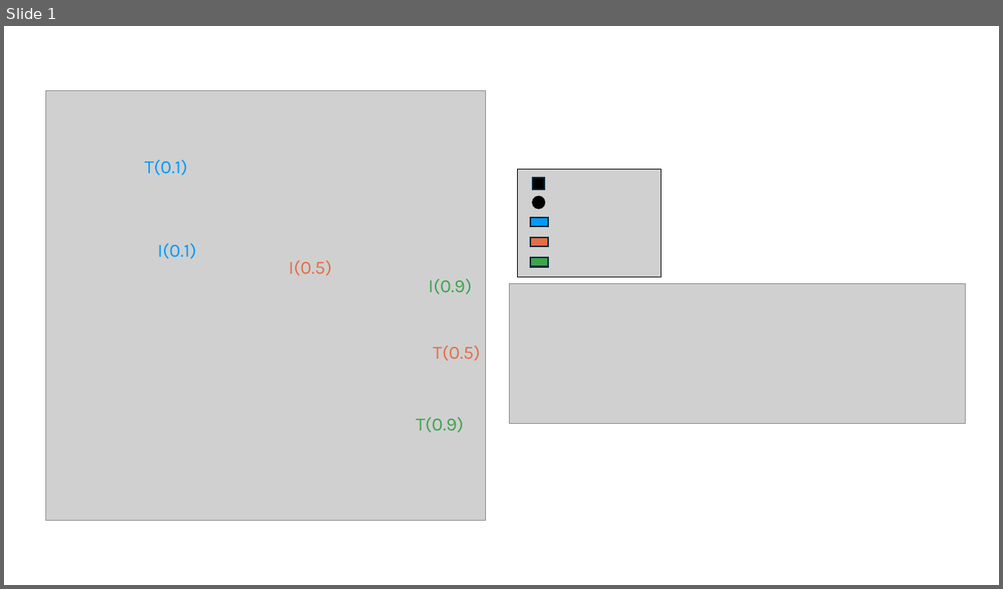
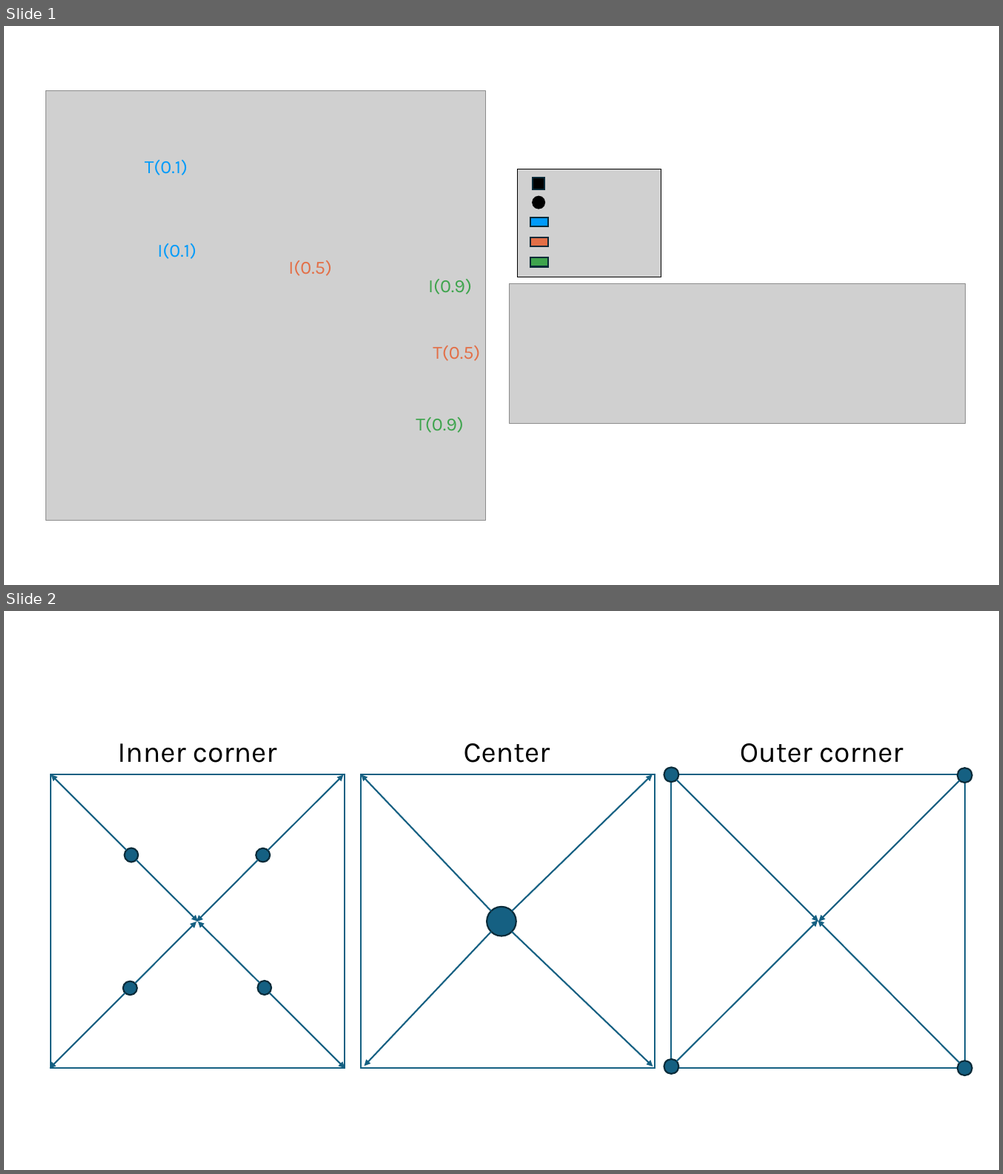
Before and after one commit to ioakimsy/BS-Thesis, a slide deck: documents/Figures editing.pptx. Shown one above the other, each under a label of ours: slide 1 before the commit, slides 1 and 2 after it. The pictures are 1003x589 and 1003x1174 pixels, drawn with LibreOffice and Linux fonts; fonts in the diff are those of the drawing; grey boxes stand for pictures. Boxes give left, top, right and bottom in pixels: in the first picture for what was removed or moved away, otherwise in the second. Text is boxed around its words. In the diff, an @@ line names an element or a change of style, - is before the commit and + after.

```diff
--- a/documents/Figures editing.pptx
+++ b/documents/Figures editing.pptx
@@ slide 2 added at [4,611,999,1170], background #FFFFFF @@
@@ text added at [117,743,277,763], 28 pt, text #000000 @@
+Inner corner
@@ text added at [464,743,550,763], 28 pt, text #000000 @@
+Center
@@ text added at [740,743,903,763], 28 pt, text #000000 @@
+Outer corner
@@ rectangle added at [51,775,345,1069], outline #156082 1.5 pt @@
@@ arrow added from (126, 851) to (51, 775), #156082 1.5 pt @@
@@ group added at [50,775,344,1069]: 4 arrows, 2 ellipses @@
@@ rectangle added at [361,775,655,1069], outline #156082 1.5 pt @@
@@ arrow added from (491, 911) to (361, 775), #156082 1.5 pt @@
@@ arrow added from (512, 911) to (652, 775), #156082 1.5 pt @@
@@ ellipse added at [664,768,679,783], fill #156082, outline #092A39 1.5 pt @@
@@ rectangle added at [671,775,965,1069], outline #156082 1.5 pt @@
@@ arrow added from (676, 780) to (818, 921), #156082 1.5 pt @@
@@ arrow added from (960, 780) to (819, 921), #156082 1.5 pt @@
@@ ellipse added at [958,769,973,783], fill #156082, outline #092A39 1.5 pt @@
@@ ellipse added at [124,849,137,863], fill #156082, outline #092A39 1.5 pt @@
@@ arrow added from (136, 860) to (198, 921), #156082 1.5 pt @@
@@ arrow added from (260, 983) to (198, 921), #156082 1.5 pt @@
@@ ellipse added at [486,907,516,937], fill #156082, outline #092A39 1.5 pt @@
@@ arrow added from (676, 1062) to (818, 920), #156082 1.5 pt @@
@@ arrow added from (960, 1063) to (818, 920), #156082 1.5 pt @@
@@ arrow added from (491, 932) to (364, 1066), #156082 1.5 pt @@
@@ arrow added from (512, 932) to (652, 1067), #156082 1.5 pt @@
@@ ellipse added at [258,981,271,995], fill #156082, outline #092A39 1.5 pt @@
@@ arrow added from (270, 993) to (345, 1068), #156082 1.5 pt @@
@@ ellipse added at [664,1059,679,1074], fill #156082, outline #092A39 1.5 pt @@
@@ ellipse added at [958,1061,973,1076], fill #156082, outline #092A39 1.5 pt @@
```
Also in this commit, not shown: 1 other slide added, 1 slide removed.
